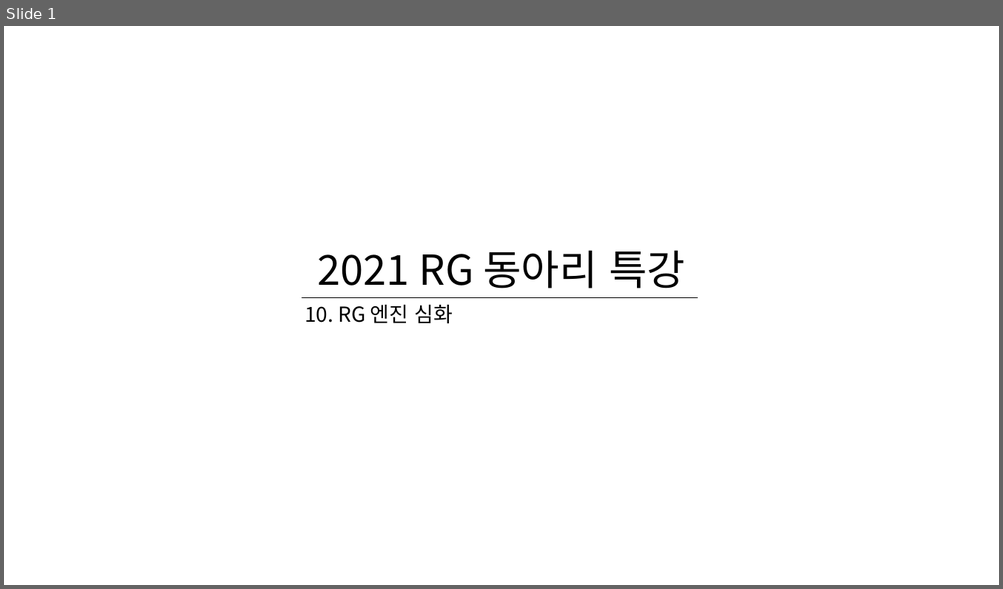
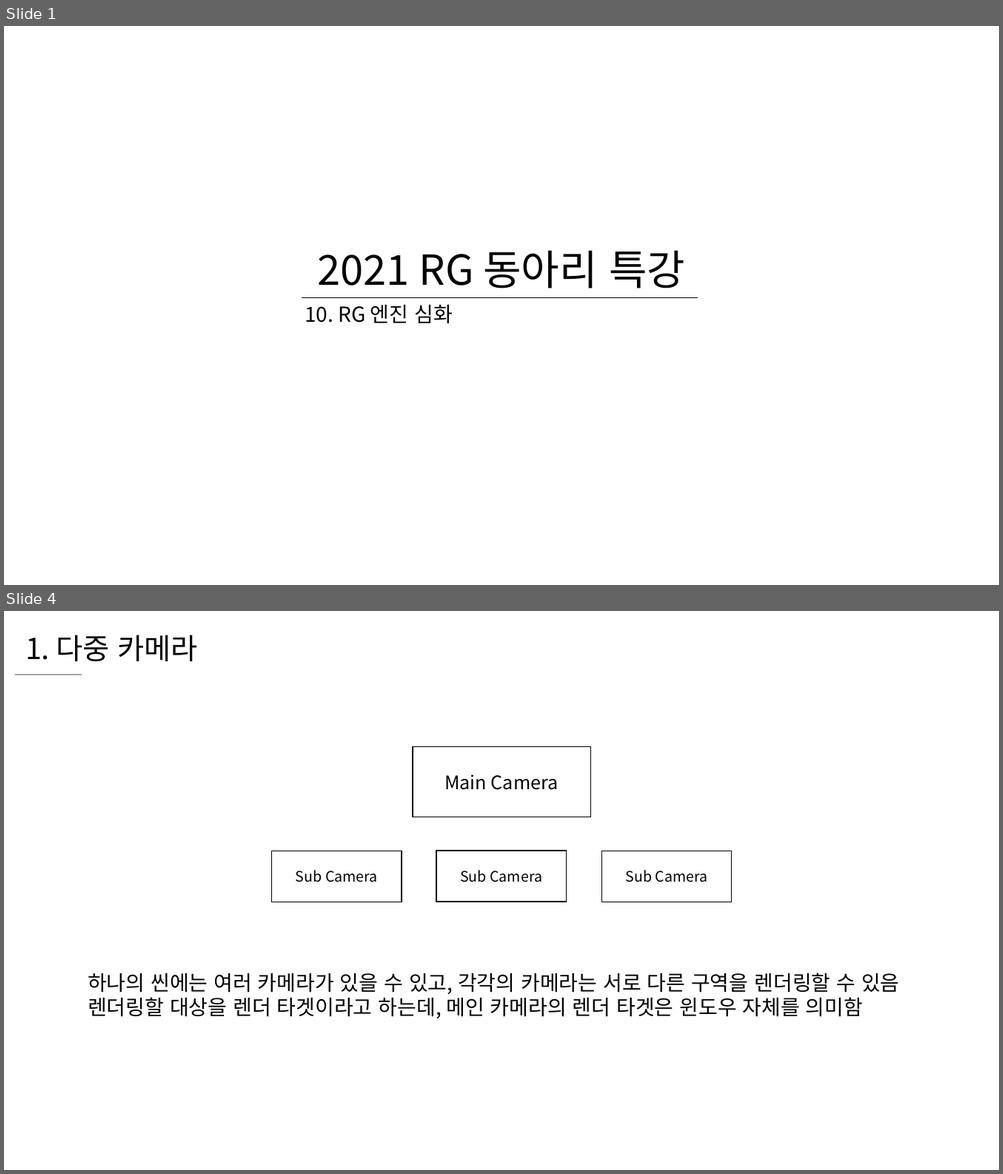
Before and after one commit to WooLyung/2021-RG-Lecture, a slide deck: 수업 자료/10 - RG 엔진 심화.pptx. Shown one above the other, each under a label of ours: slide 1 before the commit, slides 1 and 4 after it; the slides between them are not shown. The pictures are 1003x589 and 1003x1174 pixels, drawn with LibreOffice and Linux fonts; fonts in the diff are those of the drawing. Boxes give left, top, right and bottom in pixels: in the first picture for what was removed or moved away, otherwise in the second. Text is boxed around its words. In the diff, an @@ line names an element or a change of style, - is before the commit and + after.

```diff
--- a/수업 자료/10 - RG 엔진 심화.pptx
+++ b/수업 자료/10 - RG 엔진 심화.pptx
@@ slide 4 added at (4,611,999,1170), background #FFFFFF @@
@@ text added at (25,635,197,661), 28 pt, text #000000 @@
+1. 다중 카메라
@@ line added from (14, 675) to (82, 675), #000000 0.5 pt @@
@@ rectangle added at (412,747,590,817), fill #FFFFFF, outline #000000 1 pt, 18 pt, text #000000 @@
+Main Camera
@@ rectangle added at (272,851,401,902), fill #FFFFFF, outline #000000 1 pt, 14 pt, text #000000 @@
+Sub Camera
@@ rectangle added at (436,851,566,901), fill #FFFFFF, outline #000000 1 pt, 14 pt, text #000000 @@
+Sub Camera
@@ rectangle added at (602,851,731,902), fill #FFFFFF, outline #000000 1 pt, 14 pt, text #000000 @@
+Sub Camera
@@ text added at (88,973,899,1019), 20 pt, text #000000 @@
+하나의 씬에는 여러 카메라가 있을 수 있고, 각각의 카메라는 서로 다른 구역을 렌더링할 수 있음
+렌더링할 대상을 렌더 타겟이라고 하는데, 메인 카메라의 렌더 타겟은 윈도우 자체를 의미함
```
Also in this commit, not shown: 3 slides changed, 12 other slides added.
